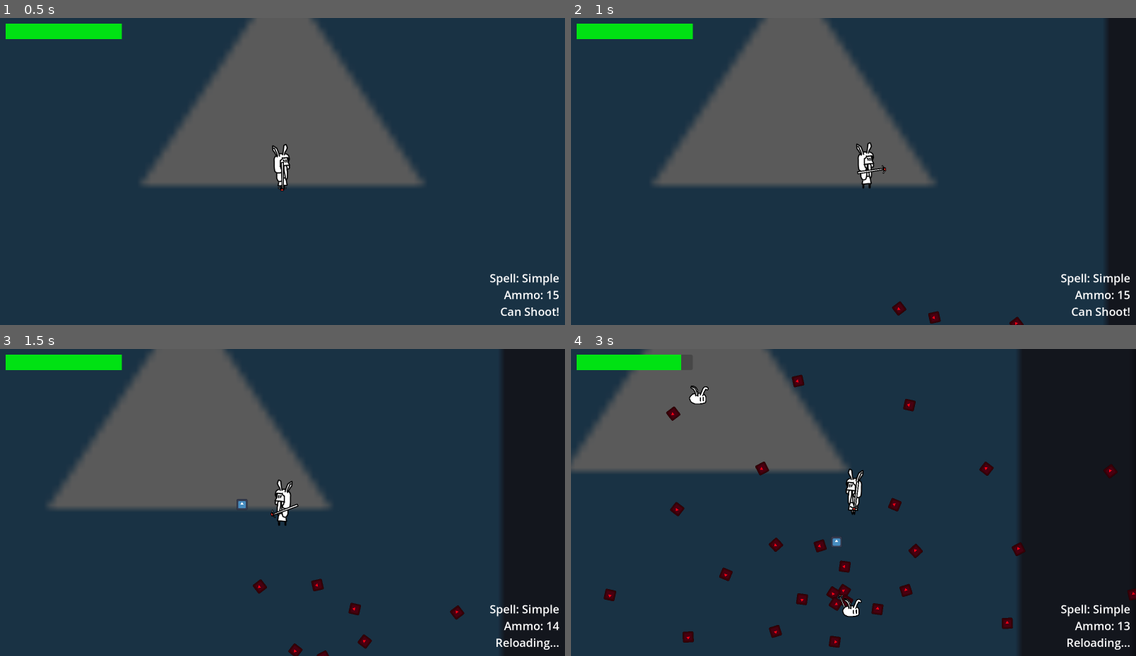
Above: before the commit, frames 1-4 (two rows, left to right).
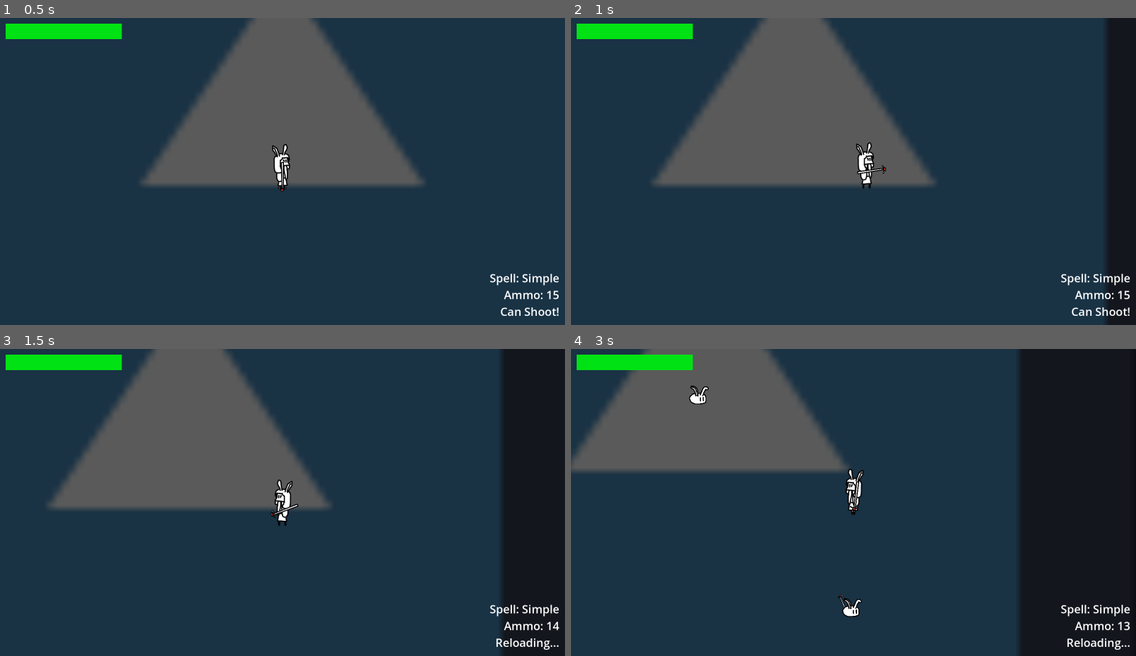
Above: after the commit, the same moments.

Repository: AgilMonkey/Wild-Bun-Magic
Game: Godot game, scene res://levels/main_test_scene/main_test_scene.tscn
Two runs of this game, one before a commit and one after it. Both use one fixed random seed, a clock stepped at 60 frames per second and the inputs below. The engine's default icon, where the game draws it, is replaced by a stand-in: a white triangle on a blue panel in a dark square.
Inputs (mouse positions are in pixels of both pictures, inside the frame that each line leads up to):
- Up to frame 1 (0.5 s): no input
- Up to frame 2 (1 s): tap Enter at 0.5 s; move the mouse to (977, 156) at 0.52 s; hold D (move_right) from 0.53 s (still down); tap Shift (dash) at 0.6 s
- Up to frame 3 (1.5 s): move the mouse to (169, 517) at 1.27 s; release D (move_right) at 1.28 s; hold S (move_down) from 1.28 s (still down); click (169, 517) at 1.35 s
- Up to frame 4 (3 s): move the mouse to (910, 434) at 2.02 s; release S (move_down) at 2.03 s; hold D (move_right) 2.03-2.78 s; tap Shift (dash) at 2.1 s; move the mouse to (825, 563) at 2.77 s; hold W (move_up) from 2.78 s (still down); click (825, 563) at 2.85 s

Frame 1 is identical in both runs. In frame 2, 0.2% of the frame differs, in the area x 56-81%, y 92-100%; in frame 3, 0.5%; in frame 4, 2.0%, in the area x 5-100%, y 1-98%.

Commit message:
queue free when bullet is 20s

Diff:
--- a/entities/bullet/enemy_bullet/enemy_bullet.gd
+++ b/entities/bullet/enemy_bullet/enemy_bullet.gd
@@ -4,6 +4,11 @@
 
 @export var damage: int = 25
 var velocity: Vector2
+
+
+func _ready() -> void:
+	await get_tree().create_timer(20.0)
+	call_deferred("queue_free")
 
 
 func _physics_process(delta: float) -> void:
--- a/entities/bullet/player_bullet/bullet.gd
+++ b/entities/bullet/player_bullet/bullet.gd
@@ -4,6 +4,11 @@
 
 @export var damage: int = 25
 var velocity: Vector2
+
+
+func _ready() -> void:
+	await get_tree().create_timer(20.0)
+	call_deferred("queue_free")
 
 
 func _physics_process(delta: float) -> void:
